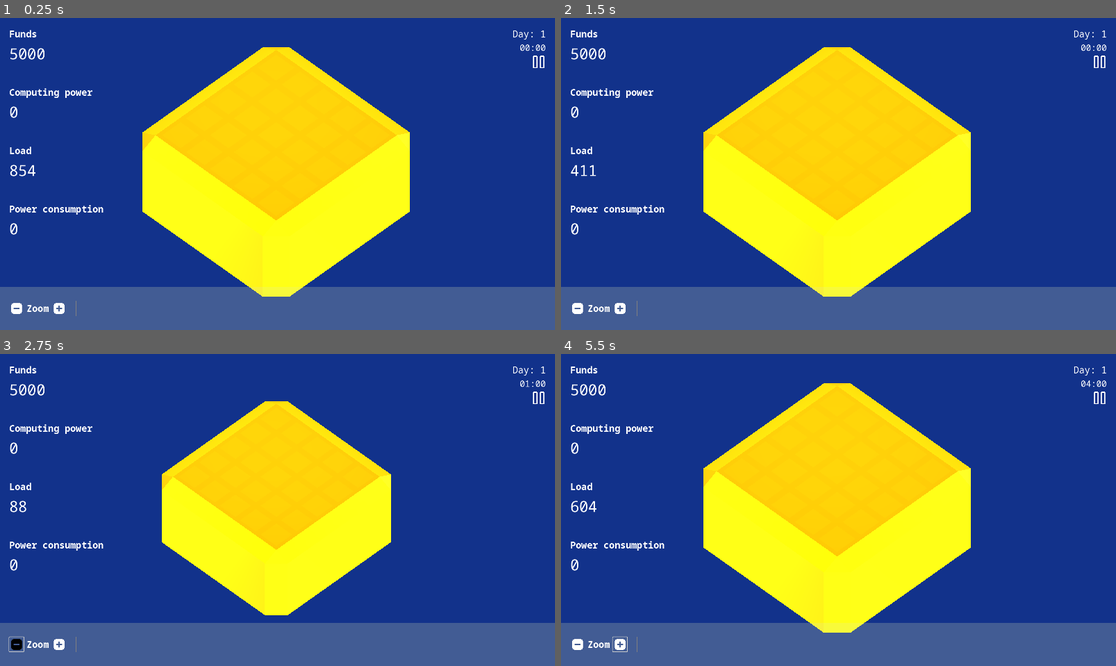
Above: before the commit, frames 1-4 (two rows, left to right).
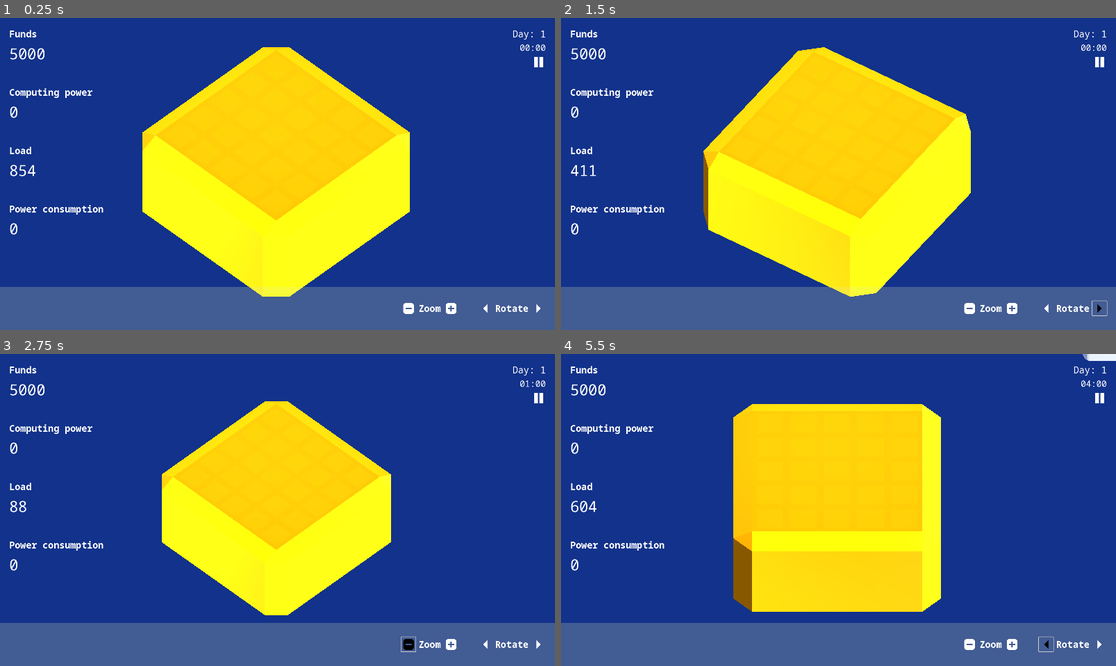
Above: after the commit, the same moments.

Repository: maroun-baydoun/will-it-scale
Game: Godot game, scene res://scenes/main.tscn
The game is run twice, just before and just after one commit, with the same random seed, the same clock (stepped at 60 frames per second) and the same inputs.
Inputs (mouse positions are in pixels of both pictures, inside the frame that each line leads up to; where the layout moved, square brackets give the same spot in the first picture):
- Up to frame 1 (0.25 s): no input
- Up to frame 2 (1.5 s): click (1043, 308) at 0.52 s; click (1099, 308) at 1.27 s
- Up to frame 3 (2.75 s): click (410, 644) [16, 644] at 2 s
- Up to frame 4 (5.5 s): click (1010, 644) [622, 644] at 2.75 s; click (971, 644) [577, 644] at 3.5 s; click (1010, 644) [622, 644] at 4.25 s; click (1043, 644) at 5.02 s

The runs differ from the first frame. In frame 1, 0.5% of the frame differs, in the area x 2-99%, y 12-96%; in frame 2, 4.7%; in frame 3, 0.6%; in frame 4, 16%, in the area x 2-100%, y 0-96%.

Commit message:
Add toolbar rotate buttons

Diff:
--- /dev/null
+++ b/assets/icons/left-arrow.svg
@@ -0,0 +1,5 @@
+<?xml version="1.0" encoding="UTF-8"?>
+<!-- Uploaded to: SVG Repo, www.svgrepo.com, Generator: SVG Repo Mixer Tools -->
+<svg width="800px" height="800px" viewBox="0 0 16 16" xmlns="http://www.w3.org/2000/svg">
+    <path d="m 10.996094 14 l -5.996094 -6 l 5.996094 -6 z m 0 0" fill="#ffffff"/>
+</svg>
--- a/assets/icons/pause.svg
+++ b/assets/icons/pause.svg
@@ -1,16 +1,8 @@
-<?xml version="1.0" encoding="iso-8859-1"?>
+<?xml version="1.0" encoding="UTF-8"?>
 <!-- Uploaded to: SVG Repo, www.svgrepo.com, Generator: SVG Repo Mixer Tools -->
-<!DOCTYPE svg PUBLIC "-//W3C//DTD SVG 1.1//EN" "http://www.w3.org/Graphics/SVG/1.1/DTD/svg11.dtd">
-<svg fill="#ffffff" version="1.1" id="Capa_1" xmlns="http://www.w3.org/2000/svg" xmlns:xlink="http://www.w3.org/1999/xlink"
-	 width="800px" height="800px" viewBox="0 0 332.145 332.146"
-	 xml:space="preserve">
-<g>
-	<g>
-		<path d="M121.114,0H25.558c-8.017,0-14.517,6.5-14.517,14.515v303.114c0,8.017,6.5,14.517,14.517,14.517h95.556
-			c8.017,0,14.517-6.5,14.517-14.517V14.515C135.631,6.499,129.131,0,121.114,0z M106.6,303.113H40.072V29.031H106.6V303.113z"/>
-		<path d="M306.586,0h-95.541c-8.018,0-14.518,6.5-14.518,14.515v303.114c0,8.017,6.5,14.517,14.518,14.517h95.541
-			c8.016,0,14.518-6.5,14.518-14.517V14.515C321.102,6.499,314.602,0,306.586,0z M292.073,303.113h-66.514V29.031h66.514V303.113z"
-			/>
-	</g>
-</g>
+<svg width="800px" height="800px" viewBox="0 0 16 16" xmlns="http://www.w3.org/2000/svg">
+    <g fill="#ffffff">
+        <path d="m 3 1 h 3 c 0.550781 0 1 0.449219 1 1 v 12 c 0 0.550781 -0.449219 1 -1 1 h -3 c -0.550781 0 -1 -0.449219 -1 -1 v -12 c 0 -0.550781 0.449219 -1 1 -1 z m 0 0"/>
+        <path d="m 10 1 h 3 c 0.550781 0 1 0.449219 1 1 v 12 c 0 0.550781 -0.449219 1 -1 1 h -3 c -0.550781 0 -1 -0.449219 -1 -1 v -12 c 0 -0.550781 0.449219 -1 1 -1 z m 0 0"/>
+    </g>
 </svg>
--- a/assets/icons/play.svg
+++ b/assets/icons/play.svg
@@ -1,13 +1,5 @@
-<?xml version="1.0" encoding="iso-8859-1"?>
+<?xml version="1.0" encoding="UTF-8"?>
 <!-- Uploaded to: SVG Repo, www.svgrepo.com, Generator: SVG Repo Mixer Tools -->
-<!DOCTYPE svg PUBLIC "-//W3C//DTD SVG 1.1//EN" "http://www.w3.org/Graphics/SVG/1.1/DTD/svg11.dtd">
-<svg fill="#ffffff" version="1.1" id="Capa_1" xmlns="http://www.w3.org/2000/svg" xmlns:xlink="http://www.w3.org/1999/xlink"
-	 width="800px" height="800px" viewBox="0 0 314.41 314.41"
-	 xml:space="preserve">
-<g>
-	<path d="M288.318,145.307L39.832,1.841c-4.253-2.454-9.486-2.454-13.74,0c-4.249,2.452-6.871,6.991-6.871,11.898v286.93
-		c0,4.908,2.622,9.447,6.871,11.898c2.128,1.229,4.5,1.843,6.87,1.843c2.372,0,4.743-0.614,6.87-1.843l248.487-143.464
-		c4.25-2.452,6.871-6.991,6.871-11.898C295.189,152.297,292.568,147.759,288.318,145.307z M46.702,276.868V37.541l207.265,119.664
-		L46.702,276.868z"/>
-</g>
+<svg width="800px" height="800px" viewBox="0 0 16 16" xmlns="http://www.w3.org/2000/svg">
+    <path d="m 2 2.5 v 11 c 0 1.5 1.269531 1.492188 1.269531 1.492188 h 0.128907 c 0.246093 0.003906 0.488281 -0.050782 0.699218 -0.171876 l 9.796875 -5.597656 c 0.433594 -0.242187 0.65625 -0.734375 0.65625 -1.226562 c 0 -0.492188 -0.222656 -0.984375 -0.65625 -1.222656 l -9.796875 -5.597657 c -0.210937 -0.121093 -0.453125 -0.175781 -0.699218 -0.175781 h -0.128907 s -1.269531 0 -1.269531 1.5 z m 0 0" fill="#ffffff"/>
 </svg>
--- /dev/null
+++ b/assets/icons/right-arrow.svg
@@ -0,0 +1,5 @@
+<?xml version="1.0" encoding="UTF-8"?>
+<!-- Uploaded to: SVG Repo, www.svgrepo.com, Generator: SVG Repo Mixer Tools -->
+<svg width="800px" height="800px" viewBox="0 0 16 16" xmlns="http://www.w3.org/2000/svg">
+    <path d="m 4.996094 14 l 6.003906 -6 l -6.003906 -6 z m 0 0" fill="#ffffff"/>
+</svg>
--- a/gui/date-time-display.tscn
+++ b/gui/date-time-display.tscn
@@ -1,8 +1,9 @@
-[gd_scene load_steps=4 format=3 uid="uid://burvuv1q1oe1t"]
+[gd_scene load_steps=5 format=3 uid="uid://burvuv1q1oe1t"]
 
 [ext_resource type="Script" path="res://scripts/date-time-display.gd" id="1_jtxx4"]
 [ext_resource type="FontFile" uid="uid://cwxxvels6k7tt" path="res://assets/fonts/NotoSansMono-Regular.ttf" id="2_i6f01"]
 [ext_resource type="Texture2D" uid="uid://dqbygo20rnmob" path="res://assets/icons/pause.svg" id="3_3u462"]
+[ext_resource type="Theme" uid="uid://b6h58sqqjjw4q" path="res://theme.tres" id="3_q2v6x"]
 
 [node name="date-time-display" type="Control"]
 layout_mode = 3
@@ -56,6 +57,7 @@
 unique_name_in_owner = true
 process_mode = 3
 layout_mode = 2
+theme = ExtResource("3_q2v6x")
 icon = ExtResource("3_3u462")
 flat = true
 icon_alignment = 2
--- a/gui/tool-bar.tscn
+++ b/gui/tool-bar.tscn
@@ -1,10 +1,12 @@
-[gd_scene load_steps=6 format=3 uid="uid://b62hm8m5in5xi"]
+[gd_scene load_steps=8 format=3 uid="uid://b62hm8m5in5xi"]
 
 [ext_resource type="Texture2D" uid="uid://dboabeix1iem5" path="res://assets/icons/zoom-out.svg" id="1_3w6c5"]
 [ext_resource type="FontFile" uid="uid://cp55nkphtgax0" path="res://assets/fonts/NotoSansMono-Bold.ttf" id="1_e7fwb"]
 [ext_resource type="Script" path="res://scripts/tool-bar.gd" id="1_idvxu"]
 [ext_resource type="Texture2D" uid="uid://dlt65avckgadx" path="res://assets/icons/zoom-in.svg" id="3_op7qg"]
 [ext_resource type="Theme" uid="uid://b6h58sqqjjw4q" path="res://theme.tres" id="3_y166l"]
+[ext_resource type="Texture2D" uid="uid://dv6ebpx0cumie" path="res://assets/icons/left-arrow.svg" id="6_ov2nx"]
+[ext_resource type="Texture2D" uid="uid://cw8hqyrbv5xop" path="res://assets/icons/right-arrow.svg" id="7_m65ax"]
 
 [node name="Toolbar" type="Control"]
 layout_mode = 3
@@ -28,12 +30,15 @@
 
 [node name="MarginContainer" type="MarginContainer" parent="."]
 layout_mode = 1
-anchors_preset = 4
+anchors_preset = 6
+anchor_left = 1.0
 anchor_top = 0.5
+anchor_right = 1.0
 anchor_bottom = 0.5
+offset_left = -562.0
 offset_top = -57.0
-offset_right = 296.0
 offset_bottom = 57.0
+grow_horizontal = 0
 grow_vertical = 2
 theme_override_constants/margin_left = 32
 theme_override_constants/margin_top = 32
@@ -71,5 +76,31 @@
 [node name="VSeparator" type="VSeparator" parent="MarginContainer/HBoxContainer"]
 layout_mode = 2
 
+[node name="HBoxContainer2" type="HBoxContainer" parent="MarginContainer/HBoxContainer"]
+layout_mode = 2
+theme_override_constants/separation = 10
+
+[node name="RotateLeftButton" type="Button" parent="MarginContainer/HBoxContainer/HBoxContainer2"]
+unique_name_in_owner = true
+layout_mode = 2
+theme = ExtResource("3_y166l")
+icon = ExtResource("6_ov2nx")
+flat = true
+
+[node name="RotateLabel" type="Label" parent="MarginContainer/HBoxContainer/HBoxContainer2"]
+layout_mode = 2
+theme_override_fonts/font = ExtResource("1_e7fwb")
+theme_override_font_sizes/font_size = 32
+text = "Rotate"
+
+[node name="RotateRightButton" type="Button" parent="MarginContainer/HBoxContainer/HBoxContainer2"]
+unique_name_in_owner = true
+layout_mode = 2
+theme = ExtResource("3_y166l")
+icon = ExtResource("7_m65ax")
+flat = true
+
 [connection signal="pressed" from="MarginContainer/HBoxContainer/HBoxContainer/ZoomOutButton" to="." method="_on_zoom_out_button_pressed"]
 [connection signal="pressed" from="MarginContainer/HBoxContainer/HBoxContainer/ZoomInButton" to="." method="_on_zoom_in_button_pressed"]
+[connection signal="pressed" from="MarginContainer/HBoxContainer/HBoxContainer2/RotateLeftButton" to="." method="_on_rotate_left_button_pressed"]
+[connection signal="pressed" from="MarginContainer/HBoxContainer/HBoxContainer2/RotateRightButton" to="." method="_on_rotate_right_button_pressed"]
--- a/scenes/main.tscn
+++ b/scenes/main.tscn
@@ -132,6 +132,12 @@
 mesh = ExtResource("2_p8csb")
 skeleton = NodePath("../..")
 
+[connection signal="max_zoom_in_reached" from="CameraController" to="." method="_on_camera_controller_max_zoom_in_reached"]
+[connection signal="max_zoom_out_reached" from="CameraController" to="." method="_on_camera_controller_max_zoom_out_reached"]
+[connection signal="zoomed_in" from="CameraController" to="." method="_on_camera_controller_zoomed_in"]
+[connection signal="zoomed_out" from="CameraController" to="." method="_on_camera_controller_zoomed_out"]
+[connection signal="rotated_left" from="CanvasLayer/Toolbar" to="." method="_on_toolbar_rotated_left"]
+[connection signal="rotated_right" from="CanvasLayer/Toolbar" to="." method="_on_toolbar_rotated_right"]
 [connection signal="zoomed_in" from="CanvasLayer/Toolbar" to="." method="_on_toolbar_zoomed_in"]
 [connection signal="zoomed_out" from="CanvasLayer/Toolbar" to="." method="_on_toolbar_zoomed_out"]
 [connection signal="time_advanced" from="DateTimeManager" to="." method="_on_time_advanced"]
--- a/scripts/camera-controller.gd
+++ b/scripts/camera-controller.gd
@@ -1,5 +1,10 @@
 extends Node3D
 class_name CameraController
+
+signal zoomed_in
+signal zoomed_out
+signal max_zoom_out_reached
+signal max_zoom_in_reached
 
 const MAX_CAMERA_SIZE: int = 10
 const MIN_CAMERA_SIZE: int = 2
@@ -8,18 +13,38 @@
 
 func zoom_in() -> void:
 	if can_zoom_in():
-		#camera.size -=1
-		get_tree().create_tween().tween_property(camera, "size", camera.size - 1, 0.2)
+		var tween = get_tree().create_tween()
+		tween.tween_property(camera, "size", camera.size - 1, 0.1)
+		tween.tween_callback(func ():
+			if !can_zoom_in():
+				max_zoom_in_reached.emit()
+			else:
+				zoomed_in.emit()
+		)
 
 func zoom_out() -> void:
 	if can_zoom_out():
-		get_tree().create_tween().tween_property(camera, "size", camera.size + 1, 0.2)
+		var tween = get_tree().create_tween()
+		tween.tween_property(camera, "size", camera.size + 1, 0.1)
+		tween.tween_callback(func ():
+			if !can_zoom_out():
+				max_zoom_out_reached.emit()
+			else:
+				zoomed_out.emit()
+		)
 
 func can_zoom_out() -> bool:
 	return camera.size < MAX_CAMERA_SIZE
 
 func can_zoom_in() -> bool:
 	return camera.size > MIN_CAMERA_SIZE
+
+func rotate_left() -> void:
+	get_tree().create_tween().tween_property(self, "rotation_degrees:y", rotation_degrees.y - 45, 0.2)
+
+func rotate_right() -> void:
+	get_tree().create_tween().tween_property(self, "rotation_degrees:y", rotation_degrees.y + 45, 0.2)
+
 
 func _unhandled_input(event):
 	if event.is_action_pressed("zoom_in"):
@@ -30,4 +55,4 @@
 
 	if event is InputEventMouseMotion:
 		if event.button_mask == MOUSE_BUTTON_MASK_MIDDLE:
-			rotate(Vector3(0, 1,0),event.relative.x * -0.002)
+			rotate(Vector3(0,1,0),event.relative.x * -0.002)
--- a/scripts/main.gd
+++ b/scripts/main.gd
@@ -91,16 +91,35 @@
 
 
 func _on_toolbar_zoomed_in() -> void:
-	if camera_controller.can_zoom_in():
-		camera_controller.zoom_in()
-		toolbar.enable_zoom_out_button()
-	else:
-		toolbar.disable_zoom_in_button()
+	camera_controller.zoom_in()
+
 
 
 func _on_toolbar_zoomed_out() -> void:
-	if camera_controller.can_zoom_out():
-		camera_controller.zoom_out()
-		toolbar.enable_zoom_in_button()
-	else:
-		toolbar.disable_zoom_out_button()
+	camera_controller.zoom_out()
+
+
+func _on_camera_controller_zoomed_in() -> void:
+	toolbar.enable_zoom_out_button()
+
+
+
+func _on_camera_controller_zoomed_out() -> void:
+	toolbar.enable_zoom_in_button()
+
+
+
+func _on_camera_controller_max_zoom_out_reached() -> void:
+	toolbar.disable_zoom_out_button()
+
+
+func _on_camera_controller_max_zoom_in_reached() -> void:
+	toolbar.disable_zoom_in_button()
+
+
+func _on_toolbar_rotated_left() -> void:
+	camera_controller.rotate_left()
+
+
+func _on_toolbar_rotated_right() -> void:
+	camera_controller.rotate_right()
--- a/scripts/tool-bar.gd
+++ b/scripts/tool-bar.gd
@@ -3,6 +3,8 @@
 
 signal zoomed_out
 signal zoomed_in
+signal rotated_left
+signal rotated_right
 
 @onready var zoom_out_button: Button = %ZoomOutButton
 @onready var zoom_in_button: Button = %ZoomInButton
@@ -25,3 +27,11 @@
 
 func _on_zoom_in_button_pressed() -> void:
 	zoomed_in.emit()
+
+
+func _on_rotate_left_button_pressed() -> void:
+	rotated_left.emit()
+
+
+func _on_rotate_right_button_pressed() -> void:
+	rotated_right.emit()
Not shown, added: assets/icons/left-arrow.svg.import
Not shown, added: assets/icons/right-arrow.svg.import
